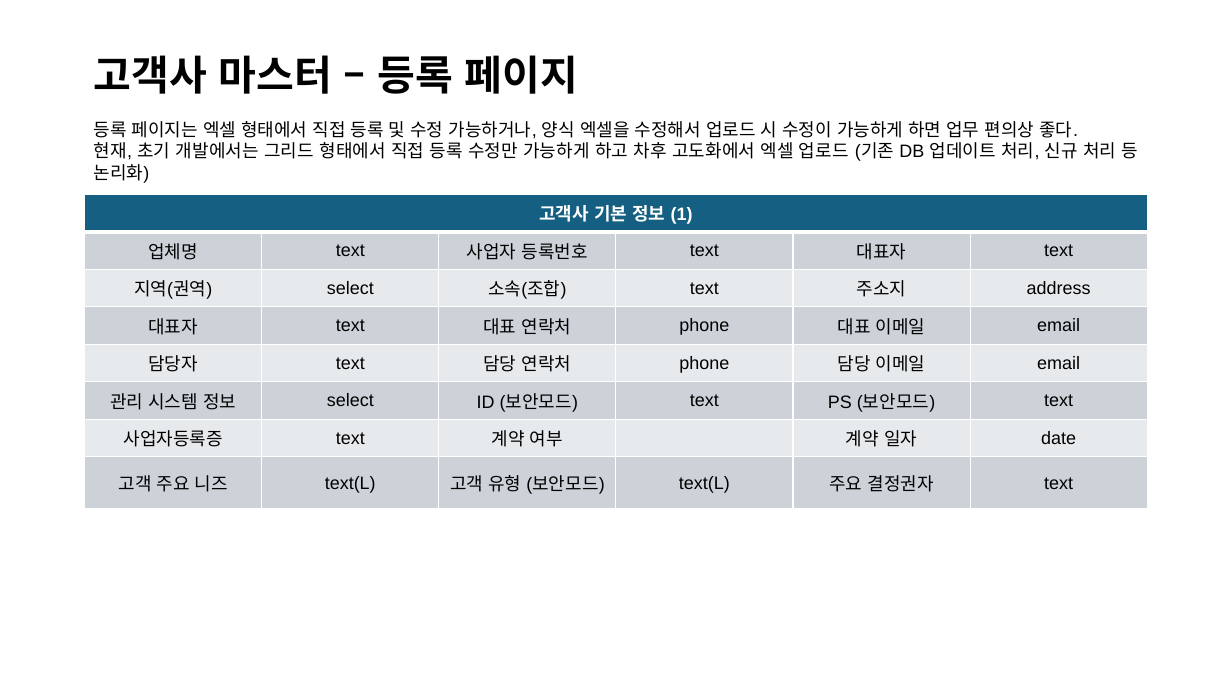
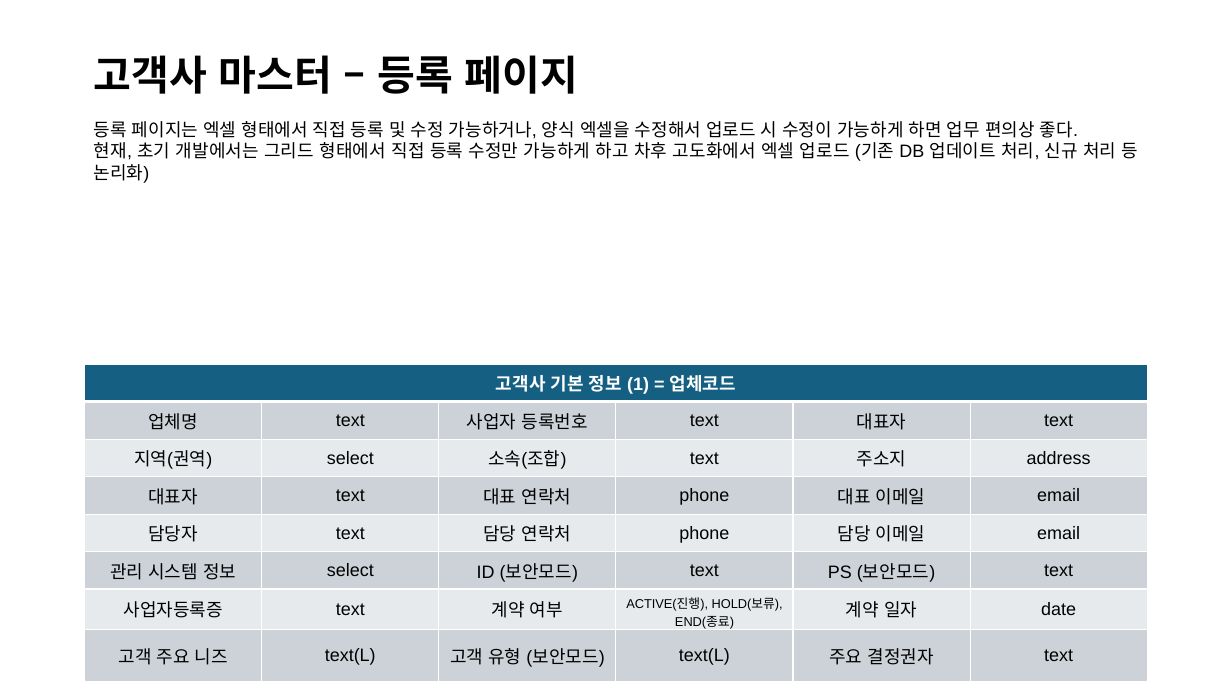
Before and after one commit to esketch-ai/hooxi-cms, a slide deck: slide 34 of Docs/Hooxi-CMS.pptx (slide 5 before the commit). Drawn at 1232x693 pixels with LibreOffice and Linux fonts; fonts in the diff are those of the drawing. Boxes give left, top, right and bottom in pixels: in the first picture for what was removed or moved away, otherwise in the second. Text is boxed around its words. In the diff, an @@ line names an element or a change of style, - is before the commit and + after.

```diff
--- a/Docs/Hooxi-CMS.pptx
+++ b/Docs/Hooxi-CMS.pptx
@@ text "등록 페이지는 엑셀 형태에서 직접 ..." rewrapped from [94,121,1139,161] to [94,121,1139,183] @@
@@ table at [85,364,1150,671] @@
-row 1, column 1: 고객사 기본 정보 (1)
+row 1, column 1: 고객사 기본 정보 (1) = 업체코드
-row 7, column 4: 
+row 7, column 4: ACTIVE(진행), HOLD(보류), END(종료)
@@ table: place and size @@
-table at [85,194,1150,498]
+table at [85,364,1150,671]
```
Also in this commit, not shown: 4 other slides changed, 29 slides added, 15 other files.
